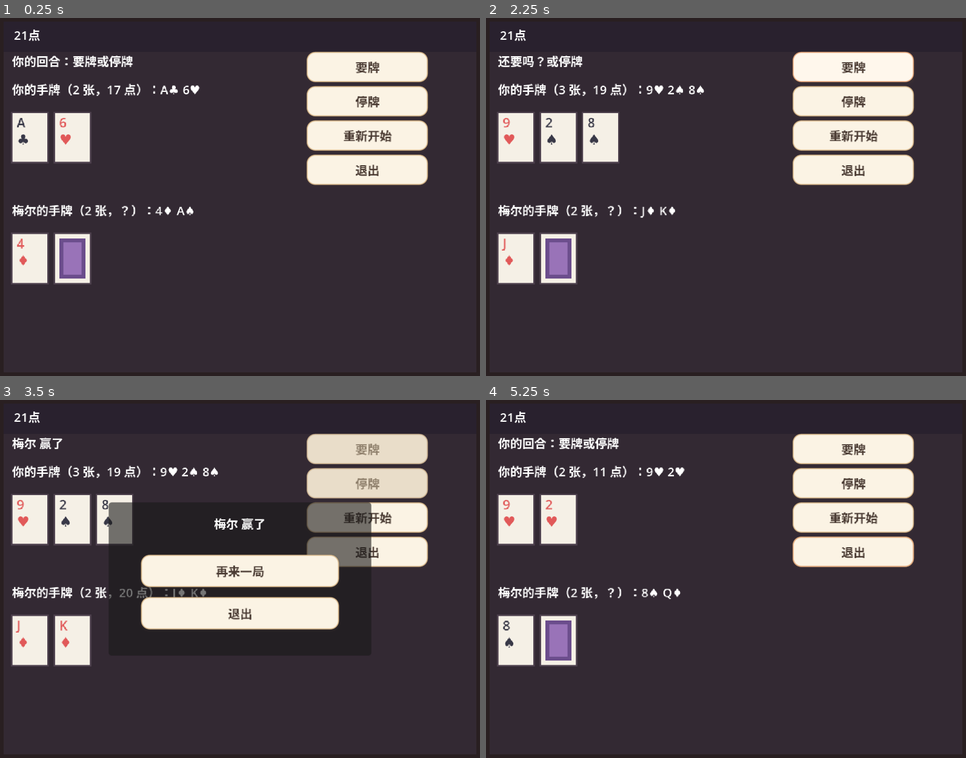
Above: before the commit, frames 1-4 (two rows, left to right).
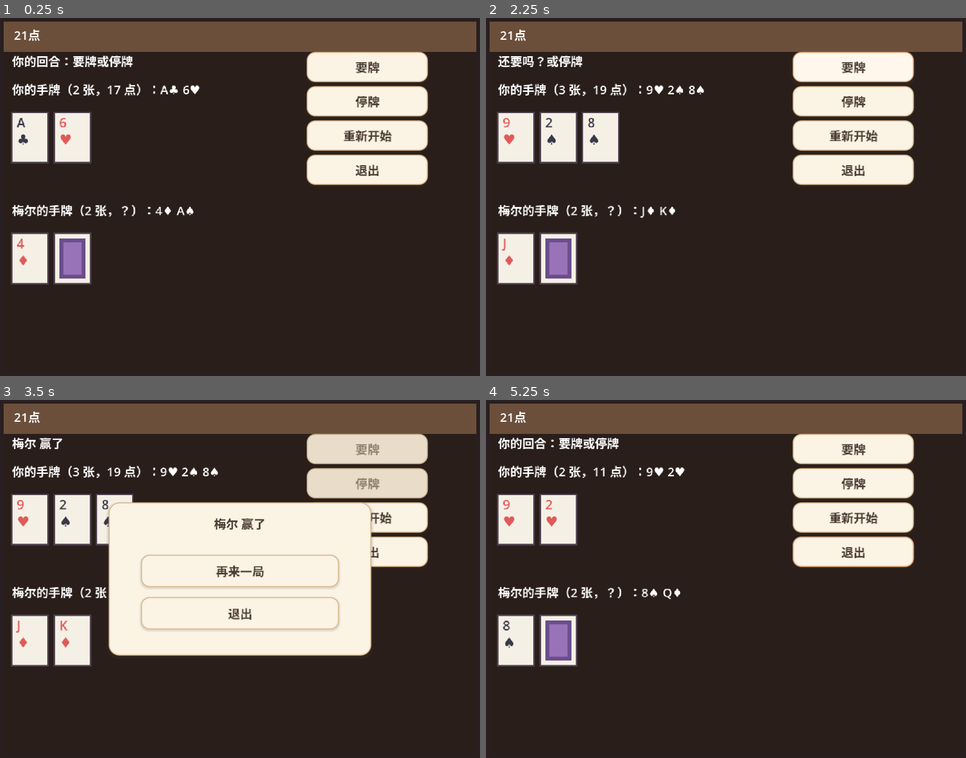
Above: after the commit, the same moments.

Repository: suan-11/ai-home
Game: Godot game, scene res://scenes/ui/blackjack_game.tscn
The game is run twice, just before and just after one commit, with the same random seed, the same clock (stepped at 60 frames per second) and the same inputs. This scene is started directly instead of the project's main scene.
Inputs (mouse positions are in pixels of both pictures, inside the frame that each line leads up to):
- Up to frame 1 (0.25 s): no input
- Up to frame 2 (2.25 s): click "重新开始" at 0.5 s; click "重新开始" at 1.25 s; click "要牌" at 2 s
- Up to frame 3 (3.5 s): click "停牌" at 2.75 s
- Up to frame 4 (5.25 s): click "再来一局" at 3.5 s; tap Enter at 4.25 s; move the mouse to (831, 561) at 4.27 s; hold Right 4.28-5.03 s; click (831, 561) at 4.42 s; move the mouse to (630, 596) at 5.02 s; hold Down from 5.03 s (still down); click (630, 596) at 5.17 s

The runs differ from the first frame. In frame 1, 81% of the frame differs, in the area x 0-100%, y 1-99%; in frame 2, 80%; in frame 3, 75%; in frame 4, 81%.

Commit message:
ui(批次3): 逐个App暖屋化——聊天/日记/设置/手机/帮助/布置/角色选择 + 游戏结果面板纸面化 + 应用底色暖木化

Diff:
--- a/scenes/ui/blackjack_game.tscn
+++ b/scenes/ui/blackjack_game.tscn
@@ -1,7 +1,22 @@
-[gd_scene load_steps=3 format=3]
+[gd_scene load_steps=4 format=3]
 
 [ext_resource type="Script" path="res://scripts/ui/blackjack_game.gd" id="1_game"]
 [ext_resource type="Theme" path="res://theme/ui_theme.tres" id="100_theme"]
+
+[sub_resource type="StyleBoxFlat" id="StyleBoxFlat_result"]
+bg_color = Color(0.984314, 0.952941, 0.894118, 1)
+border_width_left = 1
+border_width_top = 1
+border_width_right = 1
+border_width_bottom = 1
+border_color = Color(0.85098, 0.72549, 0.54902, 1)
+corner_radius_top_left = 10
+corner_radius_top_right = 10
+corner_radius_bottom_right = 10
+corner_radius_bottom_left = 10
+shadow_color = Color(0.290196, 0.231373, 0.2, 0.18)
+shadow_size = 3
+shadow_offset = Vector2(0, 2)
 
 [node name="BlackjackGame" type="Control"]
 theme = ExtResource("100_theme")
@@ -91,6 +106,7 @@
 text = "退出"
 
 [node name="ResultPanel" type="Panel" parent="."]
+theme_override_styles/panel = SubResource("StyleBoxFlat_result")
 visible = false
 layout_mode = 1
 anchors_preset = 8
@@ -107,6 +123,7 @@
 mouse_filter = 0
 
 [node name="ResultLabel" type="Label" parent="ResultPanel"]
+theme_override_colors/font_color = Color(0.290196, 0.231373, 0.2, 1)
 layout_mode = 1
 anchors_preset = 10
 anchor_right = 1.0
--- a/scenes/ui/bubble.tscn
+++ b/scenes/ui/bubble.tscn
@@ -4,12 +4,12 @@
 [ext_resource type="Theme" path="res://theme/ui_theme.tres" id="100_theme"]
 
 [sub_resource type="StyleBoxFlat" id="StyleBoxFlat_bubble"]
-bg_color = Color(0.16, 0.13, 0.18, 0.94)
+bg_color = Color(0.15, 0.12, 0.10, 0.94)
 border_width_left = 1
 border_width_top = 1
 border_width_right = 1
 border_width_bottom = 1
-border_color = Color(0.95, 0.87, 0.62, 0.9)
+border_color = Color(0.85, 0.73, 0.55, 0.9)
 corner_radius_top_left = 8
 corner_radius_top_right = 8
 corner_radius_bottom_right = 8
--- a/scenes/ui/character_select_overlay.tscn
+++ b/scenes/ui/character_select_overlay.tscn
@@ -4,12 +4,12 @@
 [ext_resource type="Theme" path="res://theme/ui_theme.tres" id="100_theme"]
 
 [sub_resource type="StyleBoxFlat" id="StyleBoxFlat_char_select"]
-bg_color = Color(0.18, 0.14, 0.18, 0.97)
+bg_color = Color(0.16, 0.13, 0.11, 0.97)
 border_width_left = 1
 border_width_top = 1
 border_width_right = 1
 border_width_bottom = 1
-border_color = Color(0.95, 0.87, 0.62, 0.55)
+border_color = Color(0.85, 0.73, 0.55, 0.55)
 corner_radius_top_left = 10
 corner_radius_top_right = 10
 corner_radius_bottom_right = 10
--- a/scenes/ui/gomoku_game.tscn
+++ b/scenes/ui/gomoku_game.tscn
@@ -1,7 +1,22 @@
-[gd_scene load_steps=3 format=3]
+[gd_scene load_steps=4 format=3]
 
 [ext_resource type="Script" path="res://scripts/ui/gomoku_game.gd" id="1_game"]
 [ext_resource type="Theme" path="res://theme/ui_theme.tres" id="100_theme"]
+
+[sub_resource type="StyleBoxFlat" id="StyleBoxFlat_result"]
+bg_color = Color(0.984314, 0.952941, 0.894118, 1)
+border_width_left = 1
+border_width_top = 1
+border_width_right = 1
+border_width_bottom = 1
+border_color = Color(0.85098, 0.72549, 0.54902, 1)
+corner_radius_top_left = 10
+corner_radius_top_right = 10
+corner_radius_bottom_right = 10
+corner_radius_bottom_left = 10
+shadow_color = Color(0.290196, 0.231373, 0.2, 0.18)
+shadow_size = 3
+shadow_offset = Vector2(0, 2)
 
 [node name="GomokuGame" type="Control"]
 theme = ExtResource("100_theme")
@@ -53,6 +68,7 @@
 text = "退出"
 
 [node name="ResultPanel" type="Panel" parent="."]
+theme_override_styles/panel = SubResource("StyleBoxFlat_result")
 visible = false
 layout_mode = 1
 anchors_preset = 8
@@ -69,6 +85,7 @@
 mouse_filter = 0
 
 [node name="ResultLabel" type="Label" parent="ResultPanel"]
+theme_override_colors/font_color = Color(0.290196, 0.231373, 0.2, 1)
 layout_mode = 1
 anchors_preset = 10
 anchor_right = 1.0
--- a/scenes/ui/graphwar_game.tscn
+++ b/scenes/ui/graphwar_game.tscn
@@ -1,19 +1,34 @@
-[gd_scene load_steps=4 format=3]
+[gd_scene load_steps=5 format=3]
 
 [ext_resource type="Script" path="res://scripts/ui/graphwar_game.gd" id="1_game"]
 [ext_resource type="Theme" path="res://theme/ui_theme.tres" id="100_theme"]
 
 [sub_resource type="StyleBoxFlat" id="StyleBoxFlat_tutorial"]
-bg_color = Color(0.04, 0.04, 0.06, 0.98)
+bg_color = Color(0.09, 0.07, 0.06, 0.98)
 border_width_left = 2
 border_width_top = 2
 border_width_right = 2
 border_width_bottom = 2
-border_color = Color(0.5, 0.55, 0.65, 1.0)
+border_color = Color(0.85098, 0.72549, 0.54902, 1)
 corner_radius_top_left = 8
 corner_radius_top_right = 8
 corner_radius_bottom_right = 8
 corner_radius_bottom_left = 8
+
+[sub_resource type="StyleBoxFlat" id="StyleBoxFlat_result"]
+bg_color = Color(0.984314, 0.952941, 0.894118, 1)
+border_width_left = 1
+border_width_top = 1
+border_width_right = 1
+border_width_bottom = 1
+border_color = Color(0.85098, 0.72549, 0.54902, 1)
+corner_radius_top_left = 10
+corner_radius_top_right = 10
+corner_radius_bottom_right = 10
+corner_radius_bottom_left = 10
+shadow_color = Color(0.290196, 0.231373, 0.2, 0.18)
+shadow_size = 3
+shadow_offset = Vector2(0, 2)
 
 [node name="GraphwarGame" type="Control"]
 theme = ExtResource("100_theme")
@@ -150,6 +165,7 @@
 text = "教程"
 
 [node name="ResultPanel" type="Panel" parent="."]
+theme_override_styles/panel = SubResource("StyleBoxFlat_result")
 visible = false
 layout_mode = 1
 anchors_preset = 8
@@ -166,6 +182,7 @@
 mouse_filter = 0
 
 [node name="ResultLabel" type="Label" parent="ResultPanel"]
+theme_override_colors/font_color = Color(0.290196, 0.231373, 0.2, 1)
 layout_mode = 1
 anchors_preset = 10
 anchor_right = 1.0
--- a/scenes/ui/help_overlay.tscn
+++ b/scenes/ui/help_overlay.tscn
@@ -1,7 +1,22 @@
-[gd_scene load_steps=3 format=3]
+[gd_scene load_steps=4 format=3]
 
 [ext_resource type="Script" path="res://scripts/ui/help_overlay.gd" id="1_help"]
 [ext_resource type="Theme" path="res://theme/ui_theme.tres" id="100_theme"]
+
+[sub_resource type="StyleBoxFlat" id="StyleBoxFlat_paper"]
+bg_color = Color(0.984314, 0.952941, 0.894118, 1)
+border_width_left = 1
+border_width_top = 1
+border_width_right = 1
+border_width_bottom = 1
+border_color = Color(0.85098, 0.72549, 0.54902, 1)
+corner_radius_top_left = 10
+corner_radius_top_right = 10
+corner_radius_bottom_right = 10
+corner_radius_bottom_left = 10
+shadow_color = Color(0.290196, 0.231373, 0.2, 0.18)
+shadow_size = 3
+shadow_offset = Vector2(0, 2)
 
 [node name="HelpOverlay" type="Control"]
 theme = ExtResource("100_theme")
@@ -26,6 +41,7 @@
 color = Color(0, 0, 0, 0.6)
 
 [node name="Panel" type="Panel" parent="."]
+theme_override_styles/panel = SubResource("StyleBoxFlat_paper")
 layout_mode = 1
 anchors_preset = 8
 anchor_left = 0.5
@@ -40,6 +56,7 @@
 grow_vertical = 2
 
 [node name="TitleLabel" type="Label" parent="Panel"]
+theme_override_colors/font_color = Color(0.290196, 0.231373, 0.2, 1)
 layout_mode = 1
 anchors_preset = 10
 anchor_right = 1.0
@@ -63,6 +80,7 @@
 grow_vertical = 2
 
 [node name="ContentLabel" type="RichTextLabel" parent="Panel/ScrollContainer"]
+theme_override_colors/default_color = Color(0.290196, 0.231373, 0.2, 1)
 layout_mode = 2
 size_flags_horizontal = 3
 size_flags_vertical = 3
--- a/scenes/ui/notification_toast.tscn
+++ b/scenes/ui/notification_toast.tscn
@@ -5,12 +5,12 @@
 [ext_resource type="Theme" path="res://theme/ui_theme.tres" id="100_theme"]
 
 [sub_resource type="StyleBoxFlat" id="StyleBoxFlat_toast"]
-bg_color = Color(0.16, 0.13, 0.18, 0.95)
+bg_color = Color(0.15, 0.12, 0.10, 0.95)
 border_width_left = 1
 border_width_top = 1
 border_width_right = 1
 border_width_bottom = 1
-border_color = Color(0.95, 0.87, 0.62, 0.75)
+border_color = Color(0.85, 0.73, 0.55, 0.75)
 corner_radius_top_left = 8
 corner_radius_top_right = 8
 corner_radius_bottom_right = 8
--- a/scenes/ui/phone_overlay.tscn
+++ b/scenes/ui/phone_overlay.tscn
@@ -4,12 +4,12 @@
 [ext_resource type="Theme" path="res://theme/ui_theme.tres" id="100_theme"]
 
 [sub_resource type="StyleBoxFlat" id="StyleBoxFlat_phone"]
-bg_color = Color(0.16, 0.13, 0.18, 0.92)
+bg_color = Color(0.15, 0.12, 0.10, 0.92)
 border_width_left = 1
 border_width_top = 1
 border_width_right = 1
 border_width_bottom = 1
-border_color = Color(0.95, 0.87, 0.62, 0.55)
+border_color = Color(0.85, 0.73, 0.55, 0.55)
 corner_radius_top_left = 10
 corner_radius_top_right = 10
 corner_radius_bottom_right = 10
--- a/scenes/ui/room_layout_overlay.tscn
+++ b/scenes/ui/room_layout_overlay.tscn
@@ -1,8 +1,23 @@
-[gd_scene load_steps=4 format=3]
+[gd_scene load_steps=5 format=3]
 
 [ext_resource type="Script" path="res://scripts/ui/room_layout_overlay.gd" id="1_overlay"]
 [ext_resource type="Script" path="res://scripts/ui/room_layout_grid.gd" id="2_grid"]
 [ext_resource type="Theme" path="res://theme/ui_theme.tres" id="100_theme"]
+
+[sub_resource type="StyleBoxFlat" id="StyleBoxFlat_paper"]
+bg_color = Color(0.984314, 0.952941, 0.894118, 1)
+border_width_left = 1
+border_width_top = 1
+border_width_right = 1
+border_width_bottom = 1
+border_color = Color(0.85098, 0.72549, 0.54902, 1)
+corner_radius_top_left = 10
+corner_radius_top_right = 10
+corner_radius_bottom_right = 10
+corner_radius_bottom_left = 10
+shadow_color = Color(0.290196, 0.231373, 0.2, 0.18)
+shadow_size = 3
+shadow_offset = Vector2(0, 2)
 
 [node name="RoomLayoutOverlay" type="Control"]
 theme = ExtResource("100_theme")
@@ -27,6 +42,7 @@
 color = Color(0, 0, 0, 0.6)
 
 [node name="Panel" type="Panel" parent="."]
+theme_override_styles/panel = SubResource("StyleBoxFlat_paper")
 layout_mode = 1
 anchors_preset = 8
 anchor_left = 0.5
@@ -41,6 +57,7 @@
 grow_vertical = 2
 
 [node name="TitleLabel" type="Label" parent="Panel"]
+theme_override_colors/font_color = Color(0.290196, 0.231373, 0.2, 1)
 layout_mode = 1
 anchors_preset = 10
 anchor_right = 1.0
@@ -52,6 +69,7 @@
 horizontal_alignment = 1
 
 [node name="HintLabel" type="Label" parent="Panel"]
+theme_override_colors/font_color = Color(0.290196, 0.231373, 0.2, 1)
 layout_mode = 1
 anchors_preset = 10
 anchor_right = 1.0
--- a/scenes/ui/settings_screen.tscn
+++ b/scenes/ui/settings_screen.tscn
@@ -1,7 +1,22 @@
-[gd_scene load_steps=3 format=3]
+[gd_scene load_steps=4 format=3]
 
 [ext_resource type="Script" path="res://scripts/ui/settings_screen.gd" id="1_settings"]
 [ext_resource type="Theme" path="res://theme/ui_theme.tres" id="100_theme"]
+
+[sub_resource type="StyleBoxFlat" id="StyleBoxFlat_paper"]
+bg_color = Color(0.984314, 0.952941, 0.894118, 1)
+border_width_left = 1
+border_width_top = 1
+border_width_right = 1
+border_width_bottom = 1
+border_color = Color(0.85098, 0.72549, 0.54902, 1)
+corner_radius_top_left = 10
+corner_radius_top_right = 10
+corner_radius_bottom_right = 10
+corner_radius_bottom_left = 10
+shadow_color = Color(0.290196, 0.231373, 0.2, 0.18)
+shadow_size = 3
+shadow_offset = Vector2(0, 2)
 
 [node name="SettingsScreen" type="Control"]
 theme = ExtResource("100_theme")
@@ -14,7 +29,16 @@
 mouse_filter = 0
 script = ExtResource("1_settings")
 
+[node name="PaperPanel" type="Panel" parent="."]
+layout_mode = 1
+anchors_preset = 15
+anchor_right = 1.0
+anchor_bottom = 1.0
+mouse_filter = 2
+theme_override_styles/panel = SubResource("StyleBoxFlat_paper")
+
 [node name="Title" type="Label" parent="."]
+theme_override_colors/font_color = Color(0.290196, 0.231373, 0.2, 1)
 layout_mode = 1
 anchors_preset = 10
 anchor_right = 1.0
@@ -88,6 +112,7 @@
 grow_vertical = 2
 
 [node name="OwnerLabel" type="Label" parent="ContentArea/GeneralPanel"]
+theme_override_colors/font_color = Color(0.290196, 0.231373, 0.2, 1)
 layout_mode = 0
 offset_left = 10.0
 offset_top = 4.0
@@ -112,6 +137,7 @@
 text = "自动保存"
 
 [node name="AttractLabel" type="Label" parent="ContentArea/GeneralPanel"]
+theme_override_colors/font_color = Color(0.290196, 0.231373, 0.2, 1)
 layout_mode = 0
 offset_left = 10.0
 offset_top = 100.0
@@ -127,6 +153,7 @@
 offset_bottom = 150.0
 
 [node name="SpeedLabel" type="Label" parent="ContentArea/GeneralPanel"]
+theme_override_colors/font_color = Color(0.290196, 0.231373, 0.2, 1)
 layout_mode = 0
 offset_left = 10.0
 offset_top = 156.0
@@ -184,6 +211,7 @@
 grow_vertical = 2
 
 [node name="BgmLabel" type="Label" parent="ContentArea/AudioPanel"]
+theme_override_colors/font_color = Color(0.290196, 0.231373, 0.2, 1)
 layout_mode = 0
 offset_left = 10.0
 offset_top = 4.0
@@ -202,6 +230,7 @@
 value = 0.6
 
 [node name="SfxLabel" type="Label" parent="ContentArea/AudioPanel"]
+theme_override_colors/font_color = Color(0.290196, 0.231373, 0.2, 1)
 layout_mode = 0
 offset_left = 10.0
 offset_top = 58.0
@@ -237,6 +266,7 @@
 grow_vertical = 2
 
 [node name="ApiBaseLabel" type="Label" parent="ContentArea/AiPanel"]
+theme_override_colors/font_color = Color(0.290196, 0.231373, 0.2, 1)
 layout_mode = 0
 offset_left = 10.0
 offset_top = 4.0
@@ -253,6 +283,7 @@
 text = "https://api.deepseek.com/v1"
 
 [node name="ApiKeyLabel" type="Label" parent="ContentArea/AiPanel"]
+theme_override_colors/font_color = Color(0.290196, 0.231373, 0.2, 1)
 layout_mode = 0
 offset_left = 10.0
 offset_top = 54.0
@@ -270,6 +301,7 @@
 text = ""
 
 [node name="ModelLabel" type="Label" parent="ContentArea/AiPanel"]
+theme_override_colors/font_color = Color(0.290196, 0.231373, 0.2, 1)
 layout_mode = 0
 offset_left = 10.0
 offset_top = 104.0
@@ -286,6 +318,7 @@
 text = "deepseek-chat"
 
 [node name="MaxTokensLabel" type="Label" parent="ContentArea/AiPanel"]
+theme_override_colors/font_color = Color(0.290196, 0.231373, 0.2, 1)
 layout_mode = 0
 offset_left = 10.0
 offset_top = 158.0
@@ -302,6 +335,7 @@
 text = "512"
 
 [node name="TempLabel" type="Label" parent="ContentArea/AiPanel"]
+theme_override_colors/font_color = Color(0.290196, 0.231373, 0.2, 1)
 layout_mode = 0
 offset_left = 150.0
 offset_top = 158.0
@@ -320,6 +354,7 @@
 value = 0.8
 
 [node name="TempValueLabel" type="Label" parent="ContentArea/AiPanel"]
+theme_override_colors/font_color = Color(0.290196, 0.231373, 0.2, 1)
 layout_mode = 0
 offset_left = 305.0
 offset_top = 158.0
@@ -336,6 +371,7 @@
 text = "保存"
 
 [node name="StatusLabel" type="Label" parent="."]
+theme_override_colors/font_color = Color(0.290196, 0.231373, 0.2, 1)
 layout_mode = 1
 anchors_preset = 12
 anchor_top = 1.0
--- a/scenes/ui/snake_game.tscn
+++ b/scenes/ui/snake_game.tscn
@@ -1,7 +1,22 @@
-[gd_scene load_steps=3 format=3]
+[gd_scene load_steps=4 format=3]
 
 [ext_resource type="Script" path="res://scripts/ui/snake_game.gd" id="1_game"]
 [ext_resource type="Theme" path="res://theme/ui_theme.tres" id="100_theme"]
+
+[sub_resource type="StyleBoxFlat" id="StyleBoxFlat_result"]
+bg_color = Color(0.984314, 0.952941, 0.894118, 1)
+border_width_left = 1
+border_width_top = 1
+border_width_right = 1
+border_width_bottom = 1
+border_color = Color(0.85098, 0.72549, 0.54902, 1)
+corner_radius_top_left = 10
+corner_radius_top_right = 10
+corner_radius_bottom_right = 10
+corner_radius_bottom_left = 10
+shadow_color = Color(0.290196, 0.231373, 0.2, 0.18)
+shadow_size = 3
+shadow_offset = Vector2(0, 2)
 
 [node name="SnakeGame" type="Control"]
 theme = ExtResource("100_theme")
@@ -64,6 +79,7 @@
 text = "退出"
 
 [node name="ResultPanel" type="Panel" parent="."]
+theme_override_styles/panel = SubResource("StyleBoxFlat_result")
 visible = false
 layout_mode = 1
 anchors_preset = 8
@@ -80,6 +96,7 @@
 mouse_filter = 0
 
 [node name="ResultLabel" type="Label" parent="ResultPanel"]
+theme_override_colors/font_color = Color(0.290196, 0.231373, 0.2, 1)
 layout_mode = 1
 anchors_preset = 10
 anchor_right = 1.0
--- a/scenes/ui/tictactoe_game.tscn
+++ b/scenes/ui/tictactoe_game.tscn
@@ -1,7 +1,22 @@
-[gd_scene load_steps=3 format=3]
+[gd_scene load_steps=4 format=3]
 
 [ext_resource type="Script" path="res://scripts/ui/tictactoe_game.gd" id="1_game"]
 [ext_resource type="Theme" path="res://theme/ui_theme.tres" id="100_theme"]
+
+[sub_resource type="StyleBoxFlat" id="StyleBoxFlat_result"]
+bg_color = Color(0.984314, 0.952941, 0.894118, 1)
+border_width_left = 1
+border_width_top = 1
+border_width_right = 1
+border_width_bottom = 1
+border_color = Color(0.85098, 0.72549, 0.54902, 1)
+corner_radius_top_left = 10
+corner_radius_top_right = 10
+corner_radius_bottom_right = 10
+corner_radius_bottom_left = 10
+shadow_color = Color(0.290196, 0.231373, 0.2, 0.18)
+shadow_size = 3
+shadow_offset = Vector2(0, 2)
 
 [node name="TicTacToeGame" type="Control"]
 theme = ExtResource("100_theme")
@@ -53,6 +68,7 @@
 text = "退出"
 
 [node name="ResultPanel" type="Panel" parent="."]
+theme_override_styles/panel = SubResource("StyleBoxFlat_result")
 visible = false
 layout_mode = 1
 anchors_preset = 8
@@ -69,6 +85,7 @@
 mouse_filter = 0
 
 [node name="ResultLabel" type="Label" parent="ResultPanel"]
+theme_override_colors/font_color = Color(0.290196, 0.231373, 0.2, 1)
 layout_mode = 1
 anchors_preset = 10
 anchor_right = 1.0
--- a/scripts/ui/blackjack_game.gd
+++ b/scripts/ui/blackjack_game.gd
@@ -50,10 +50,10 @@
 
 func _draw() -> void:
 	var app_rect := Rect2(Vector2(6, 6), size - Vector2(12, 12))
-	draw_rect(app_rect, Color(0.20, 0.16, 0.20, 0.98))
+	draw_rect(app_rect, Color(0.16, 0.12, 0.10, 0.98))
 	draw_rect(
 		Rect2(app_rect.position, Vector2(app_rect.size.x, 30)),
-		Color(0.16, 0.13, 0.18)
+		Color(0.42, 0.31, 0.23)
 	)
 
 	_draw_hand(_player_hand, HAND_ORIGIN, false)
--- a/scripts/ui/chat_screen.gd
+++ b/scripts/ui/chat_screen.gd
@@ -35,8 +35,8 @@
 
 
 func _draw() -> void:
-	draw_rect(Rect2(Vector2(4, 4), size - Vector2(8, 8)), Color(0.20, 0.16, 0.20, 0.98))
-	draw_rect(Rect2(Vector2(4, 4), Vector2(size.x - 8, 30)), Color(0.16, 0.13, 0.18))
+	draw_rect(Rect2(Vector2(4, 4), size - Vector2(8, 8)), Color(0.16, 0.12, 0.10, 0.98))
+	draw_rect(Rect2(Vector2(4, 4), Vector2(size.x - 8, 30)), Color(0.42, 0.31, 0.23))
 
 
 func _show_history() -> void:
--- a/scripts/ui/diary_screen.gd
+++ b/scripts/ui/diary_screen.gd
@@ -34,8 +34,8 @@
 
 
 func _draw() -> void:
-	draw_rect(Rect2(Vector2(4, 4), size - Vector2(8, 8)), Color(0.20, 0.16, 0.20, 0.98))
-	draw_rect(Rect2(Vector2(4, 4), Vector2(size.x - 8, 30)), Color(0.16, 0.13, 0.18))
+	draw_rect(Rect2(Vector2(4, 4), size - Vector2(8, 8)), Color(0.16, 0.12, 0.10, 0.98))
+	draw_rect(Rect2(Vector2(4, 4), Vector2(size.x - 8, 30)), Color(0.42, 0.31, 0.23))
 
 
 func _refresh() -> void:
--- a/scripts/ui/gomoku_game.gd
+++ b/scripts/ui/gomoku_game.gd
@@ -45,11 +45,11 @@
 func _draw() -> void:
 	# 应用窗口背景
 	var app_rect := _app_rect()
-	draw_rect(app_rect, Color(0.20, 0.16, 0.20, 0.98))
+	draw_rect(app_rect, Color(0.16, 0.12, 0.10, 0.98))
 	# 标题栏条
 	draw_rect(
 		Rect2(app_rect.position, Vector2(app_rect.size.x, 30)),
-		Color(0.16, 0.13, 0.18)
+		Color(0.42, 0.31, 0.23)
 	)
 
 	# 标准 15 路棋盘
--- a/scripts/ui/tictactoe_game.gd
+++ b/scripts/ui/tictactoe_game.gd
@@ -42,10 +42,10 @@
 
 func _draw() -> void:
 	var app_rect := Rect2(Vector2(6, 6), size - Vector2(12, 12))
-	draw_rect(app_rect, Color(0.20, 0.16, 0.20, 0.98))
+	draw_rect(app_rect, Color(0.16, 0.12, 0.10, 0.98))
 	draw_rect(
 		Rect2(app_rect.position, Vector2(app_rect.size.x, 30)),
-		Color(0.16, 0.13, 0.18)
+		Color(0.42, 0.31, 0.23)
 	)
 
 	# 3×3 格子
Not shown, changed: doc/UI重构与重绘计划.md
